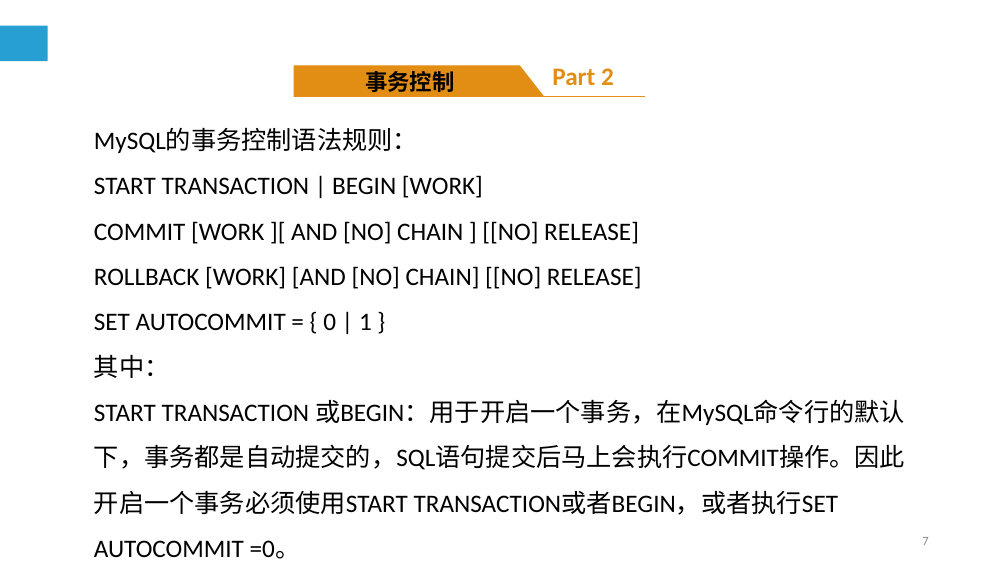
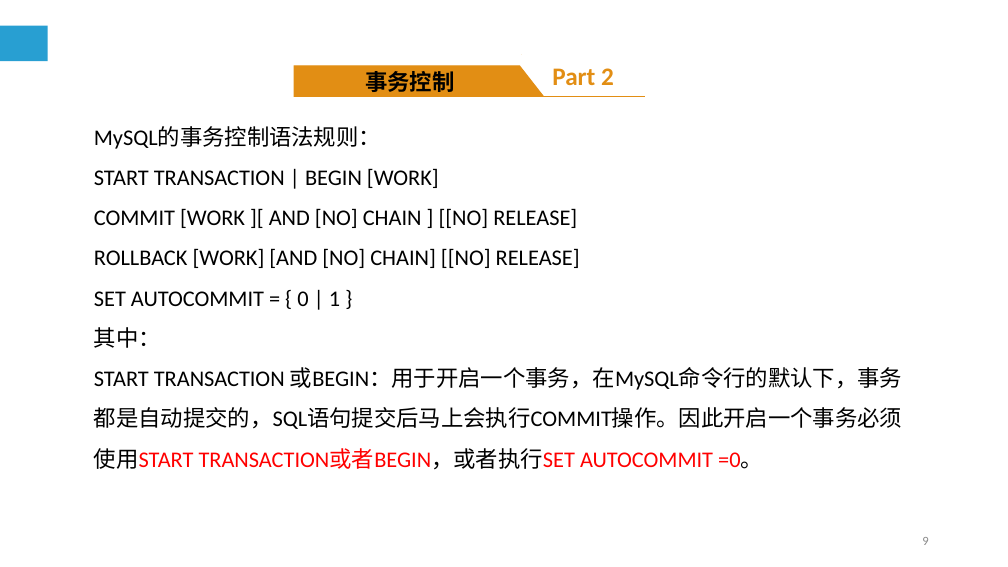
Before and after one commit to cqj726/mysql-s-PPT, a slide deck: slide 9 of PPT/第9章 MySQL编程基础（四）.ppt (slide 7 before the commit). Drawn at 1008x567 pixels with LibreOffice and Linux fonts; fonts in the diff are those of the drawing. Boxes give left, top, right and bottom in pixels: in the first picture for what was removed or moved away, otherwise in the second. Text is boxed around its words. In the diff, an @@ line names an element or a change of style, - is before the commit and + after.

```diff
--- a/PPT/第9章 MySQL编程基础（四）.ppt
+++ b/PPT/第9章 MySQL编程基础（四）.ppt
@@ text "MySQL的事务控制语法规则：" at (94, 126, 902, 470): size 18 to 16 pt; text colour #000000 to #FF0000 in "或BEGIN：用于开启一个事务，在MySQL命令行的默认下，事务都是自动提交的，SQL语句提交后马上会执行COMMIT操 ..." @@
```
Also in this commit, not shown: 4 other slides changed, 5 slides added, 3 slides removed, 4 other files.
